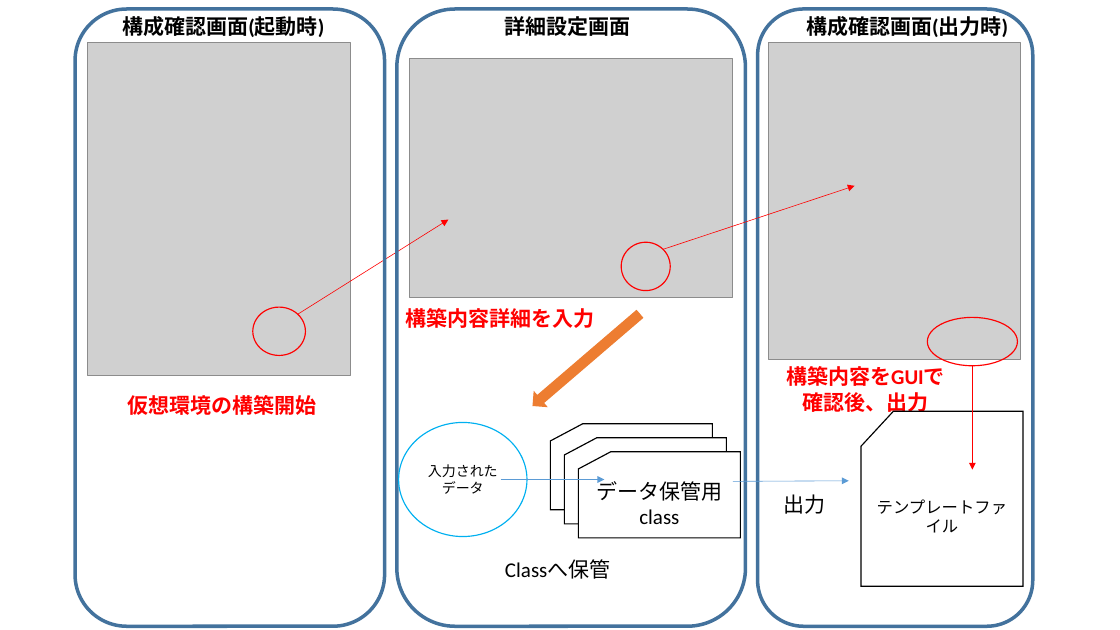
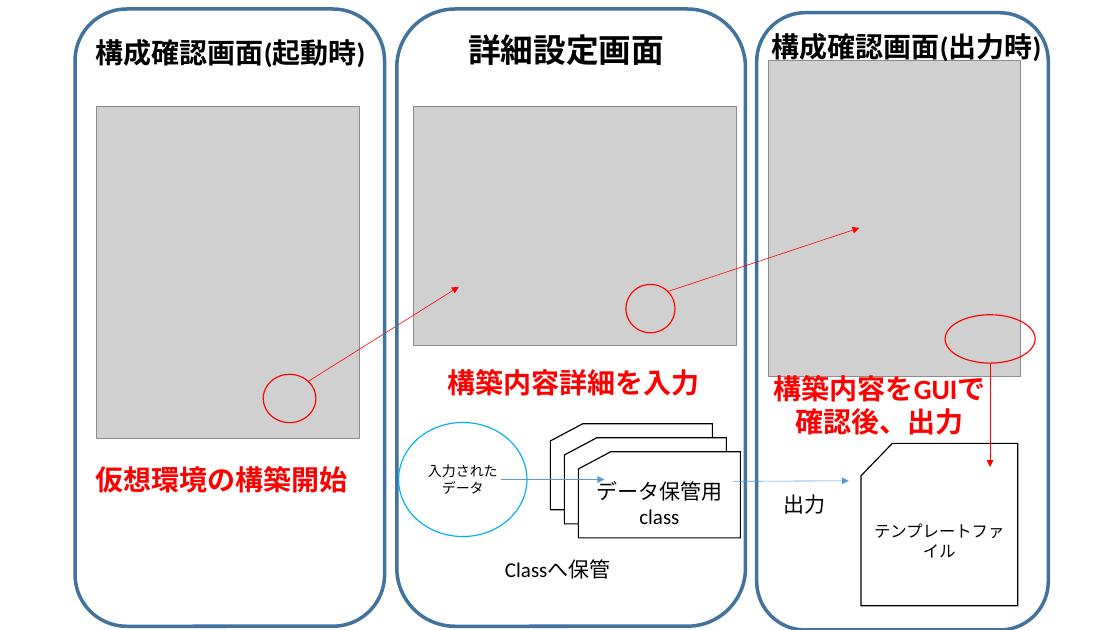
Before and after one commit to bokuhide/GUIToolCreate, a slide deck: slide 1 of 卒業論文本体/Document/GUIEditorOverview.pptx. Drawn at 1120x630 pixels with LibreOffice and Linux fonts; fonts in the diff are those of the drawing; grey boxes stand for pictures. Boxes give left, top, right and bottom in pixels: in the first picture for what was removed or moved away, otherwise in the second. Text is boxed around its words. In the diff, an @@ line names an element or a change of style, - is before the commit and + after.

```diff
--- a/卒業論文本体/Document/GUIEditorOverview.pptx
+++ b/卒業論文本体/Document/GUIEditorOverview.pptx
@@ text "詳細設定画面": place and size @@
-text "詳細設定画面" at [505,13,631,39]
+text "詳細設定画面" at [468,34,664,65]
@@ text "詳細設定画面" at [468,34,664,65]: size 18 to 28 pt @@
@@ rounded rectangle: place and size @@
-rounded rectangle at [758,9,1033,627]
+rounded rectangle at [757,13,1049,630]
@@ text "構成確認画面(出力時)": place and size @@
-text "構成確認画面(出力時)" at [806,13,1008,37]
+text "構成確認画面(出力時)" at [772,29,1041,65]
@@ text "構成確認画面(起動時)": place and size @@
-text "構成確認画面(起動時)" at [122,13,324,39]
+text "構成確認画面(起動時)" at [96,39,365,67]
@@ picture: place and size @@
-picture at [769,43,1021,360]
+picture at [769,60,1021,377]
@@ picture: place and size @@
-picture at [87,43,350,375]
+picture at [97,106,360,438]
@@ picture: place and size @@
-picture at [409,59,733,298]
+picture at [413,106,737,345]
@@ arrow moved from (663, 250) - (854, 186) to (668, 292) - (860, 228) @@
@@ arrow moved from (297, 314) - (449, 219) to (308, 381) - (459, 287) @@
@@ ellipse: place and size @@
-ellipse at [622,242,670,291]
+ellipse at [626,285,675,334]
@@ down arrow removed at [527,307,646,413] @@
@@ ellipse: place and size @@
-ellipse at [928,318,1017,366]
+ellipse at [945,315,1035,364]
@@ ellipse: place and size @@
-ellipse at [253,308,306,356]
+ellipse at [263,375,316,423]
@@ size 18 to 24 pt in 5 elements at [774,371,986,435], [772,29,1041,65], [96,39,365,67], [96,466,348,493], [448,369,700,396] @@
@@ text "構築内容詳細を入力": place and size @@
-text "構築内容詳細を入力" at [405,308,594,328]
+text "構築内容詳細を入力" at [448,369,700,396]
@@ text "構築内容をGUIで": place and size @@
-text "構築内容をGUIで" at [786,366,945,415]
+text "構築内容をGUIで" at [774,371,986,435]
@@ arrow moved from (973, 365) - (973, 470) to (991, 363) - (991, 467) @@
@@ flow chart punched card "テンプレートファイル": place and size @@
-flow chart punched card "テンプレートファイル" at [861,412,1023,586]
+flow chart punched card "テンプレートファイル" at [861,444,1018,606]
@@ text "仮想環境の構築開始": place and size @@
-text "仮想環境の構築開始" at [128,392,317,418]
+text "仮想環境の構築開始" at [96,466,348,493]
```
Also in this commit, not shown: 16 other files.
